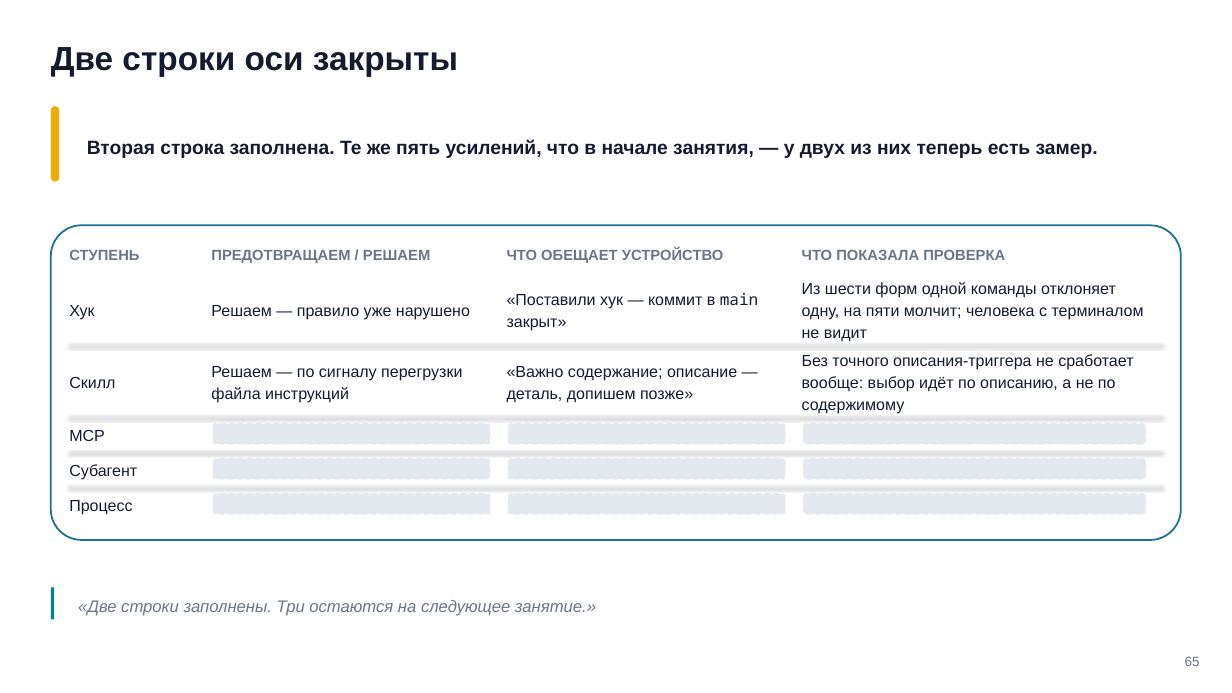
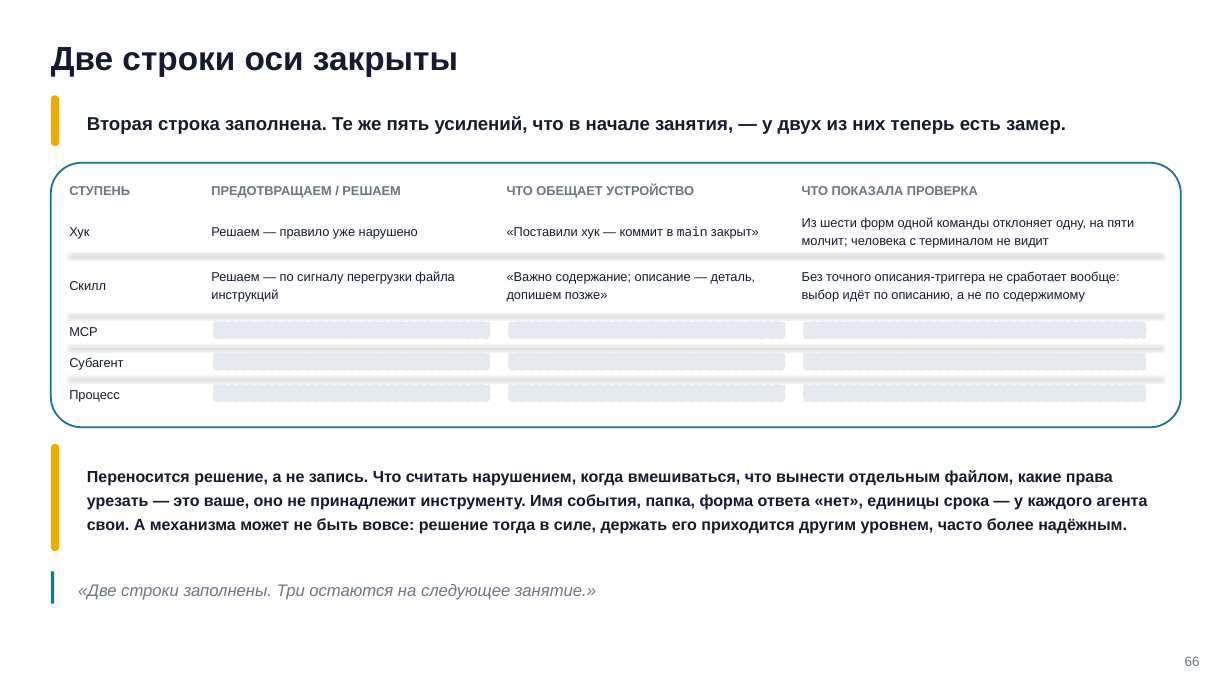
Before and after one commit to tellina-study/AI-usage-lessons, a slide deck: slide 66 of library/seminars/sem-05/rendered/sem-05.pptx (slide 65 before the commit). Drawn at 1232x693 pixels with LibreOffice and Linux fonts; fonts in the diff are those of the drawing. Boxes give left, top, right and bottom in pixels: in the first picture for what was removed or moved away, otherwise in the second. Text is boxed around its words. In the diff, an @@ line names an element or a change of style, - is before the commit and + after.

Commit message:
Кейс 6: свидетельства за разбор, повтор с кейсом 4 разведён, снимок проверки скиллов снят живьём и опроверг два утверждения исследования #211

```diff
--- a/library/seminars/sem-05/rendered/sem-05.pptx
+++ b/library/seminars/sem-05/rendered/sem-05.pptx
@@ rounded rectangle: place and size @@
-rounded rectangle at <box>51,106,59,182</box>
+rounded rectangle at <box>51,95,59,146</box>
@@ text "Вторая строка заполнена. Те же ...": place and size @@
-text "Вторая строка заполнена. Те же ..." at <box>87,139,1098,158</box>
+text "Вторая строка заполнена. Те же ..." at <box>87,116,1066,134</box>
@@ text "Вторая строка заполнена. Те же ..." at <box>87,116,1066,134</box>: size 15 to 14.5 pt @@
@@ rounded rectangle: place and size @@
-rounded rectangle at <box>51,226,1181,541</box>
+rounded rectangle at <box>51,163,1181,427</box>
@@ rounded rectangle at <box>51,163,1181,427</box>: proportions changed @@
@@ 4 texts: place and size @@
-4 texts at <box>69,248,1005,263</box>
+4 texts at <box>69,185,978,198</box>
@@ size 11.5 to 10 pt in 4 elements at <box>802,186,978,195</box>, <box>211,186,400,198</box>, <box>507,185,694,198</box>, <box>69,186,130,195</box> @@
@@ text "Хук": place and size @@
-text "Хук" at <box>69,305,94,320</box>
+text "Хук" at <box>69,227,89,239</box>
@@ text "Решаем — правило уже нарушено": place and size @@
-text "Решаем — правило уже нарушено" at <box>211,305,470,320</box>
+text "Решаем — правило уже нарушено" at <box>211,227,418,239</box>
@@ text "«Поставили хук — коммит в ...": place and size @@
-text "«Поставили хук — коммит в ..." at <box>507,293,758,331</box>
+text "«Поставили хук — коммит в ..." at <box>507,226,759,239</box>
@@ text "Из шести форм одной команды ...": place and size @@
-text "Из шести форм одной команды ..." at <box>802,282,1144,342</box>
+text "Из шести форм одной команды ..." at <box>802,217,1134,248</box>
@@ text "Скилл": place and size @@
-text "Скилл" at <box>69,376,115,388</box>
+text "Скилл" at <box>69,281,106,290</box>
@@ line moved from (69, 345) - (1163, 345) to (69, 253) - (1163, 253) @@
@@ text "Решаем — по сигналу перегрузки ...": place and size @@
-text "Решаем — по сигналу перегрузки ..." at <box>211,366,462,403</box>
+text "Решаем — по сигналу перегрузки ..." at <box>211,271,454,302</box>
@@ text "«Важно содержание; описание — деталь, ...": place and size @@
-text "«Важно содержание; описание — деталь, ..." at <box>507,366,737,403</box>
+text "«Важно содержание; описание — деталь, ..." at <box>507,272,756,302</box>
@@ text "Без точного описания-триггера не сработает ...": place and size @@
-text "Без точного описания-триггера не сработает ..." at <box>802,354,1133,414</box>
+text "Без точного описания-триггера не сработает ..." at <box>802,271,1119,302</box>
@@ text "MCP": place and size @@
-text "MCP" at <box>69,429,105,441</box>
+text "MCP" at <box>69,327,97,336</box>
@@ line moved from (69, 416) - (1163, 416) to (69, 314) - (1163, 314) @@
@@ rounded rectangle: place and size @@
-rounded rectangle at <box>213,423,490,444</box>
+rounded rectangle at <box>213,322,490,338</box>
@@ rounded rectangle: place and size @@
-rounded rectangle at <box>508,423,785,444</box>
+rounded rectangle at <box>508,322,785,338</box>
@@ rounded rectangle: place and size @@
-rounded rectangle at <box>804,423,1146,444</box>
+rounded rectangle at <box>804,322,1146,338</box>
@@ text "Субагент": place and size @@
-text "Субагент" at <box>69,464,137,480</box>
+text "Субагент" at <box>69,357,123,370</box>
@@ line moved from (69, 451) - (1163, 451) to (69, 346) - (1163, 346) @@
@@ rounded rectangle: place and size @@
-rounded rectangle at <box>213,458,490,479</box>
+rounded rectangle at <box>213,353,490,370</box>
@@ rounded rectangle: place and size @@
-rounded rectangle at <box>508,458,785,479</box>
+rounded rectangle at <box>508,353,785,370</box>
@@ rounded rectangle: place and size @@
-rounded rectangle at <box>804,458,1146,479</box>
+rounded rectangle at <box>804,353,1146,370</box>
@@ size 12.5 to 10 pt in 11 elements at <box>802,217,1134,248</box>, <box>211,227,418,239</box>, <box>507,226,759,239</box>, <box>69,227,89,239</box>, <box>802,271,1119,302</box>, <box>211,271,454,302</box>, <box>507,272,756,302</box>, <box>69,281,106,290</box>, <box>69,327,97,336</box>, <box>69,357,123,370</box>, <box>69,390,120,402</box> @@
@@ 3 rounded rectangles, 1 text, 1 line: place and size @@
-3 rounded rectangles, 1 text, 1 line at <box>69,486,1163,515</box>
+3 rounded rectangles, 1 text, 1 line at <box>69,377,1163,402</box>
@@ rounded rectangle added at <box>51,444,59,551</box>, fill #F0AB00 @@
@@ text added at <box>87,470,1148,534</box>, 12.5 pt, text #141B2E, bold @@
+Переносится решение, а не запись. Что считать нарушением, когда вмешиваться, что вынести отдельным файлом, какие права урезать — это ваше, оно не принадлежит инструменту. Имя события, папка, форма ответа «нет», единицы срока — у каждого агента свои. А механизма может не быть вовсе: решение тогда в силе, держать его приходится другим уровнем, часто более надёжным.
@@ rectangle: place and size @@
-rectangle at <box>51,588,55,620</box>
+rectangle at <box>51,571,55,604</box>
@@ text "«Две строки заполнены. Три остаются ...": place and size @@
-text "«Две строки заполнены. Три остаются ..." at <box>78,600,596,616</box>
+text "«Две строки заполнены. Три остаются ..." at <box>78,584,596,600</box>
```
Also in this commit, not shown: 4 other slides changed, 1 slide added, 13 other files.
